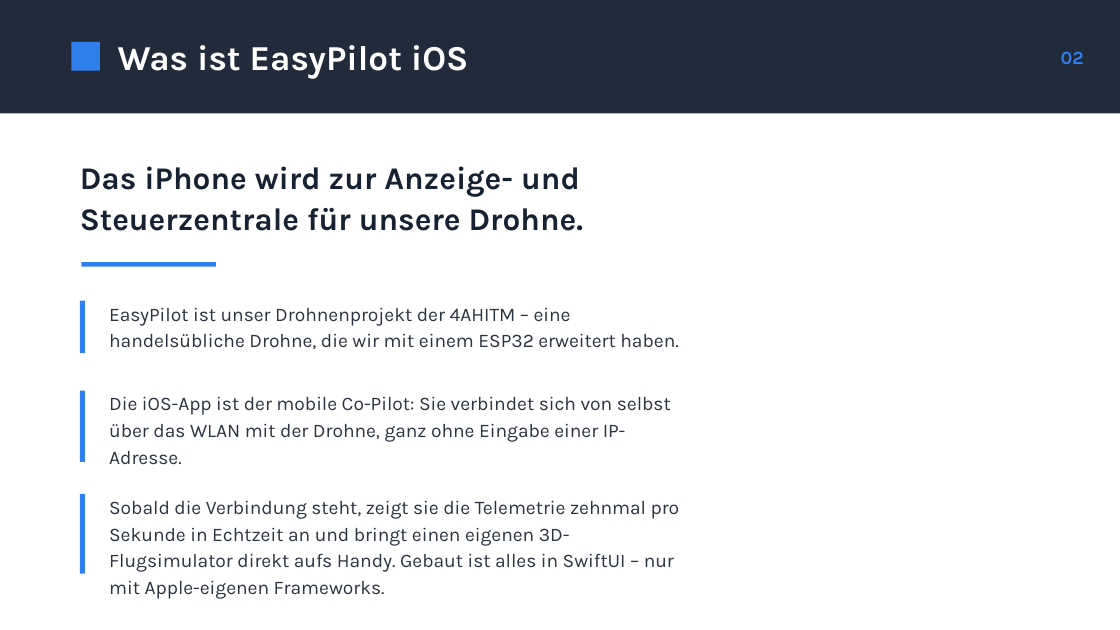
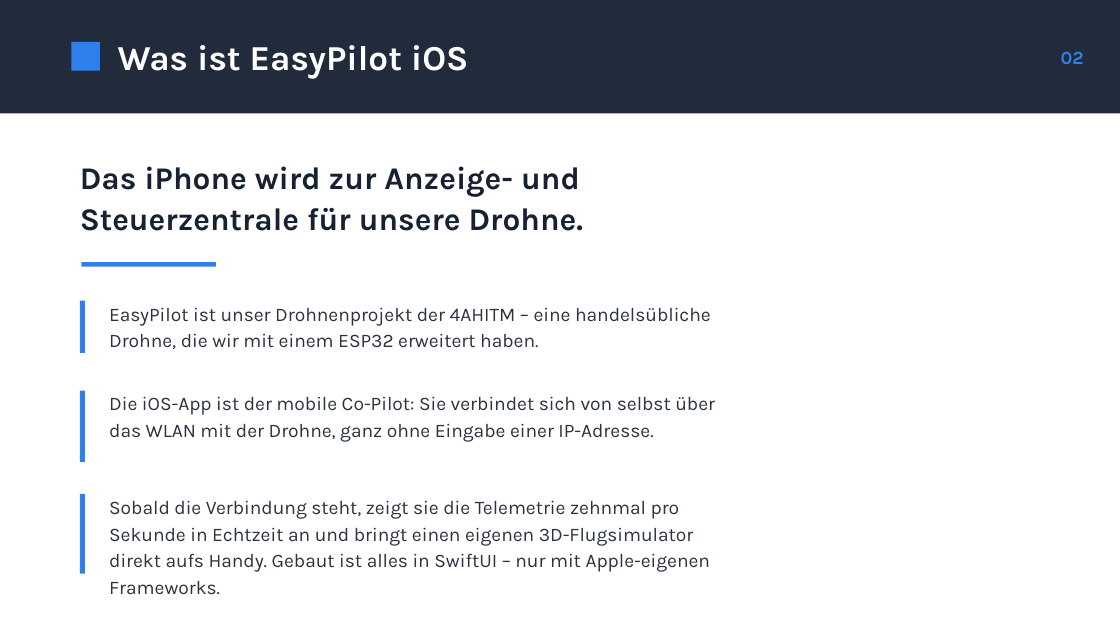
Before and after one commit to 2526-4ahitm-itp/2526-4ahitm-easypilot, a slide deck: slide 2 of docs/presentation-ios/EasyPilot-iOS.pptx. Drawn at 1120x630 pixels with LibreOffice and Linux fonts; fonts in the diff are those of the drawing. Boxes give left, top, right and bottom in pixels: in the first picture for what was removed or moved away, otherwise in the second. Text is boxed around its words. In the diff, an @@ line names an element or a change of style, - is before the commit and + after.

```diff
--- a/docs/presentation-ios/EasyPilot-iOS.pptx
+++ b/docs/presentation-ios/EasyPilot-iOS.pptx
@@ text "EasyPilot ist unser Drohnenprojekt der ..." rewrapped from [109,308,678,349] to [109,308,711,349] @@
@@ text "Die iOS-App ist der mobile ..." rewrapped from [109,397,671,465] to [109,397,715,442] @@
@@ text "Sobald die Verbindung steht, zeigt ..." rewrapped from [109,501,680,599] to [109,501,711,595] @@
```
Also in this commit, not shown: 4 other files.
